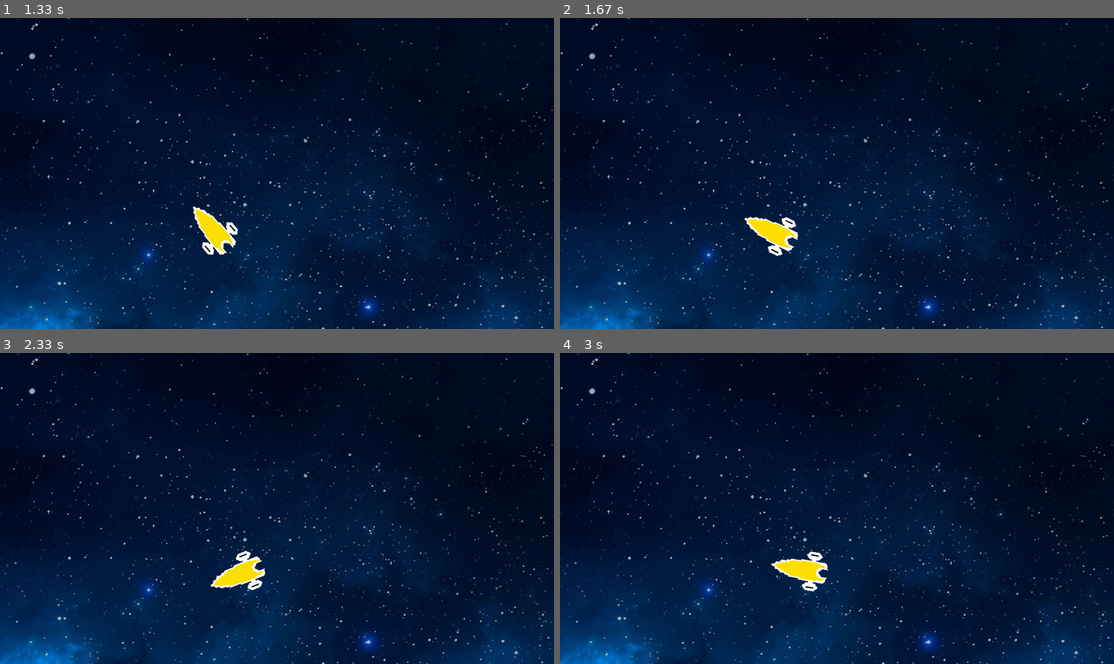
Above: before the commit, frames 1-4 (two rows, left to right).
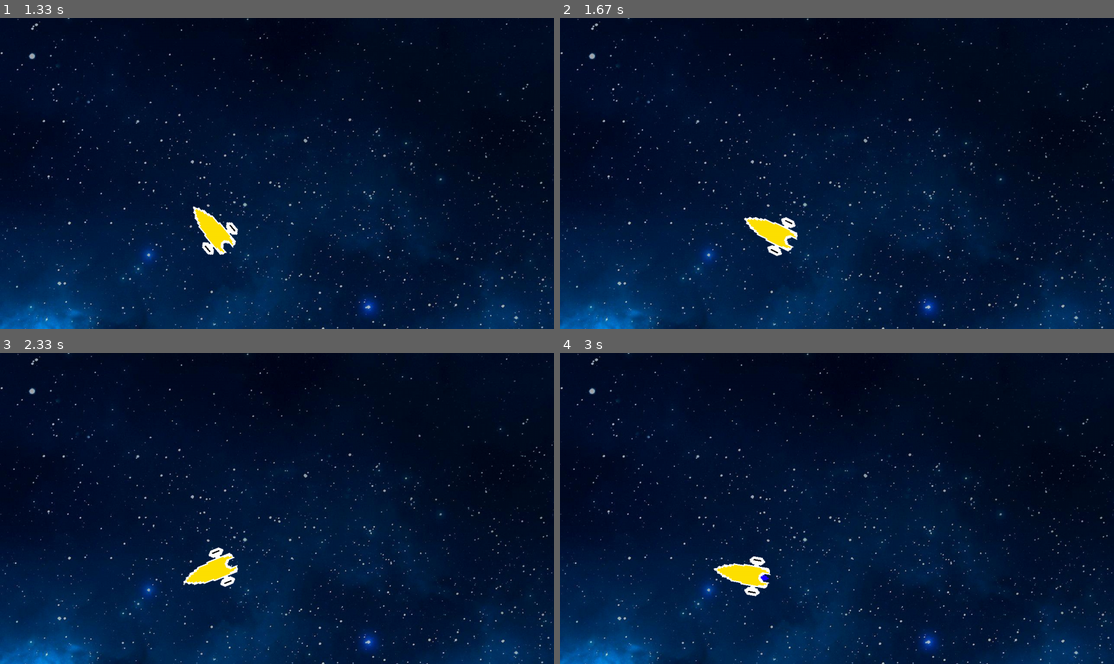
Above: after the commit, the same moments.

Repository: williamjamesj/pygame-project-williamjamesj
Game: pygame game, started from main.py
The game is run twice, just before and just after one commit, with the same random seed, the same clock (stepped at 60 frames per second) and the same inputs.
Inputs (mouse positions are in pixels of both pictures, inside the frame that each line leads up to):
- Up to frame 1 (1.33 s): click (277, 142) at 0.38 s; click (232, 129) at 0.72 s; hold Left from 1 s (still down); move the mouse to (349, 89) at 1.03 s
- Up to frame 2 (1.67 s): release Left at 1.53 s; hold Down from 1.57 s (still down)
- Up to frame 3 (2.33 s): release Down at 1.87 s; hold Left 1.9-2.3 s
- Up to frame 4 (3 s): hold Up 2.33-2.7 s; hold Right from 2.73 s (still down)

Frame 1 is identical in both runs. In frame 2, 0.2% of the frame differs, in the area x 33-43%, y 63-77%; in frame 3, 1.2%; in frame 4, 1.4%, in the area x 27-49%, y 63-79%.

Commit message:
moved some things around

Diff:
--- a/main.py
+++ b/main.py
@@ -11,13 +11,13 @@
 info = pygame.display.Info()
 globals.dimensions = [info.current_w, info.current_h] # Dimensions of the screen
 # Saves the current stage in the game
-pygame.display.set_caption('My Space Game')
+pygame.display.set_caption('Pygame Assignment')
 pygame.init() # initializes all of the pygame functionality including fonts
 FPS = 60
 fpsClock = pygame.time.Clock()
 menurendered = False
 levelrendered = False
-globals.backgroundpicture = pygame.image.load("background.jpg")
+globals.backgroundpicture = pygame.image.load("resources/background.jpg")
 while globals.running: # The main loop can be stopped from any file
     '''Main Loop - Always running'''
     for event in pygame.event.get():
--- a/menu.py
+++ b/menu.py
@@ -33,10 +33,8 @@
         globals.running = False
         return
 def checkingLevel(position):
-    print(globals.levelbuttonArray)
     if (globals.levelbuttonArray[-1].interacts(position)):
         globals.gamestage = "menu"
-        print("menu")
         globals.buttonArray = [] # Clears the previous inhabitants of the array
         return
     elif(globals.levelbuttonArray[0].interacts(position)):
--- a/spaceship.py
+++ b/spaceship.py
@@ -10,7 +10,6 @@
     def __init__(self,coords,appearance,maxspeed, acceleration, direction, turnspeed):
         super().__init__() # Very important
         self.appearance = appearance
-        print(f"resources\spaceships\{str(appearance)}\00.png")
         self.originalimage = pygame.image.load(f"resources/spaceships/{str(appearance)}/00.png")
         self.maxspeed = maxspeed
         self.acceleration = acceleration
@@ -24,25 +23,26 @@
         return
     def update(self,doThrust,doSlow,left,right):
         if doThrust:
-            self.speed -= self.acceleration
+            self.speed -= self.acceleration # Going forwards (what we think is forwards) is actually going backwards to pygame, so we just "slow down" to speed up and vice versa
         if doSlow:
             self.speed += self.acceleration
         if left:
             self.direction += self.turnspeed
         if right:
             self.direction -= self.turnspeed
-        if self.speed > self.maxspeed:
-            self.speed = self.maxspeed
+        if self.speed > 0: # Stops the spaceship from going in reverse, because thats not what spaceships do.
+            self.speed = 0
         if self.speed < self.maxspeed*-1:
             self.speed = self.maxspeed*-1
+        # Finds which stage of the Animation the ship should show
         if math.floor(self.speed*-1) <= 0:
             number = "00"
         elif math.floor(self.speed*-1)<=9:
             number = f"0{math.floor(self.speed*-1)}"
         else:
             number = f"{math.floor(self.speed*-1)}"
-        print(f"resources/spaceships/{str(self.appearance)}/{number}.png")
         self.originalimage = pygame.image.load(f"resources/spaceships/{str(self.appearance)}/{number}.png")
+
         xy = findxy(self.direction)
         self.x += xy[0]*self.speed
         self.y += xy[1]*self.speed
Binary file removed: Spaceship.png
Renamed: background.jpg -> resources/background.jpg
Binary file removed: testpic.png
